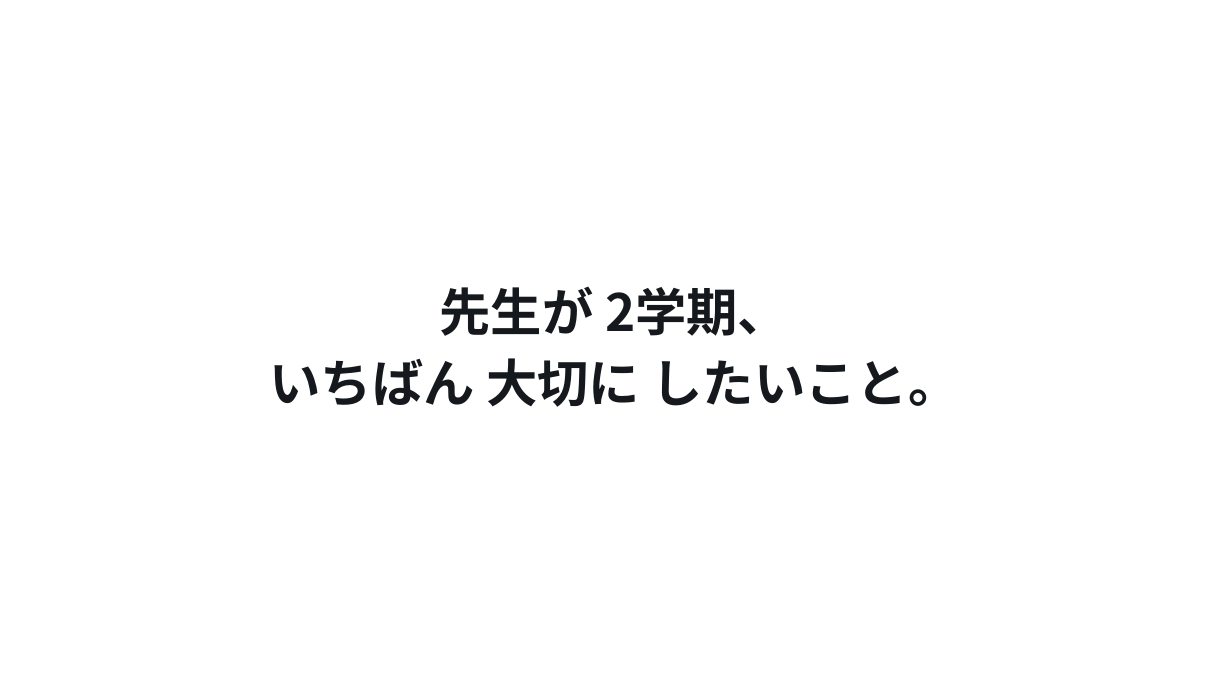
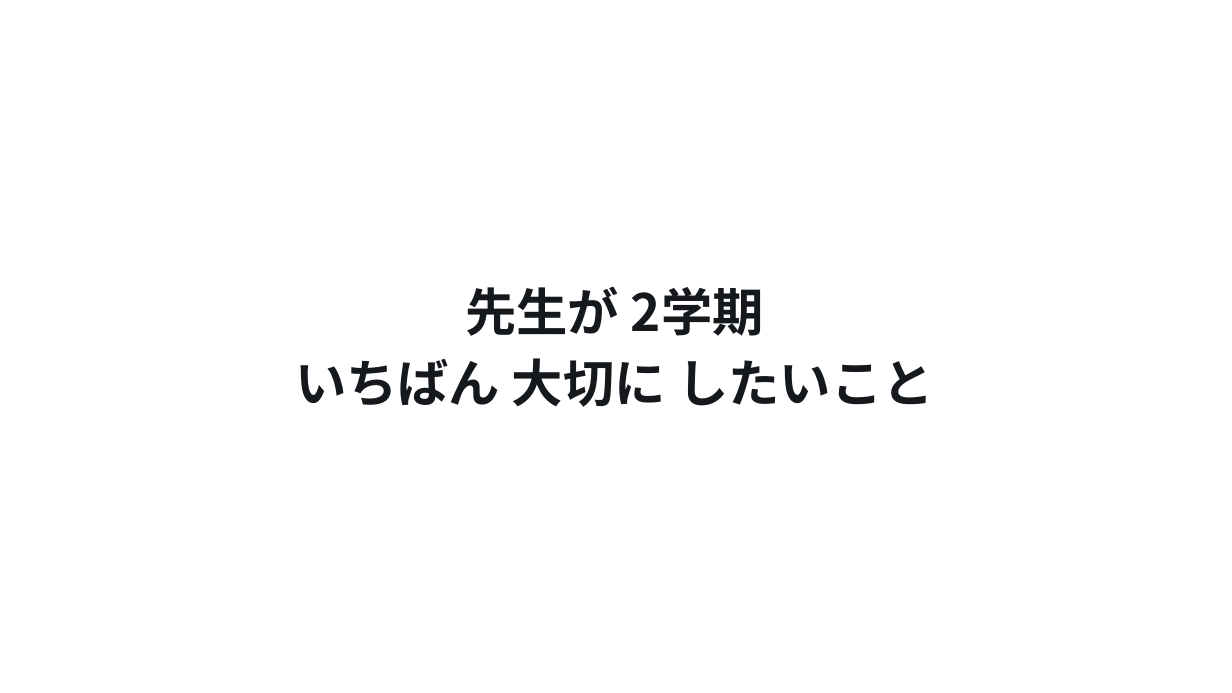
Before and after one commit to A-TOZAK/tateiwa-kenshu, a slide deck: slide 3 of templates/t5_gakkyu_biraki.pptx. Drawn at 1232x693 pixels with LibreOffice and Linux fonts; fonts in the diff are those of the drawing. Boxes give left, top, right and bottom in pixels: in the first picture for what was removed or moved away, otherwise in the second. Text is boxed around its words. In the diff, an @@ line names an element or a change of style, - is before the commit and + after.

```diff
--- a/templates/t5_gakkyu_biraki.pptx
+++ b/templates/t5_gakkyu_biraki.pptx
@@ text at [295,286,933,407]: text changed @@
-先生が 2学期、
-いちばん 大切に したいこと。
+先生が 2学期
+いちばん 大切に したいこと
```
Also in this commit, not shown: 5 other slides changed, 17 other files.
